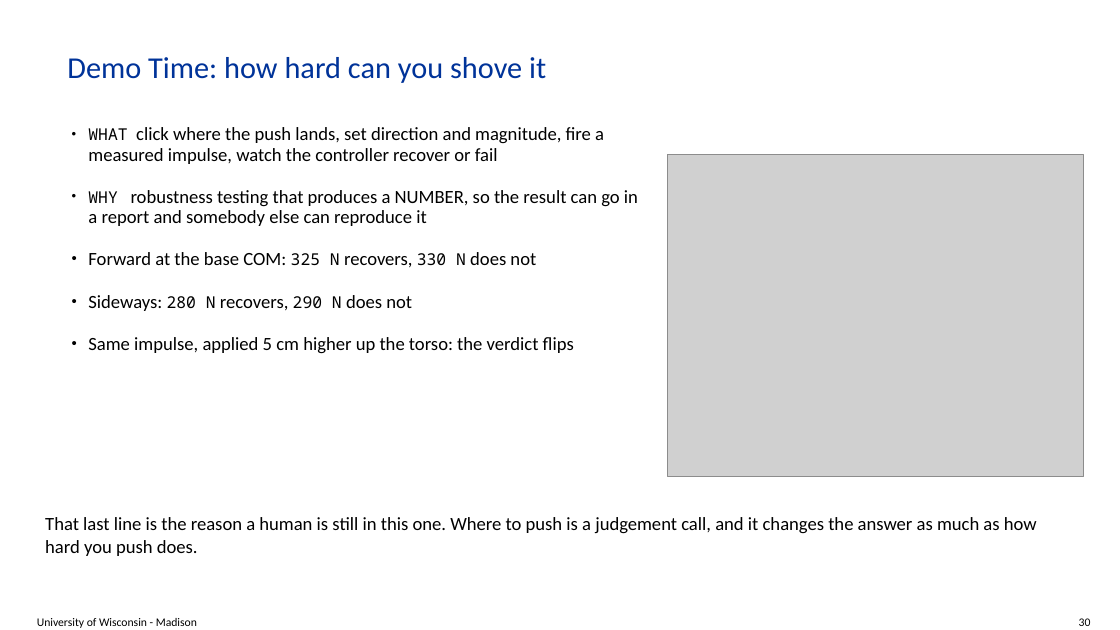
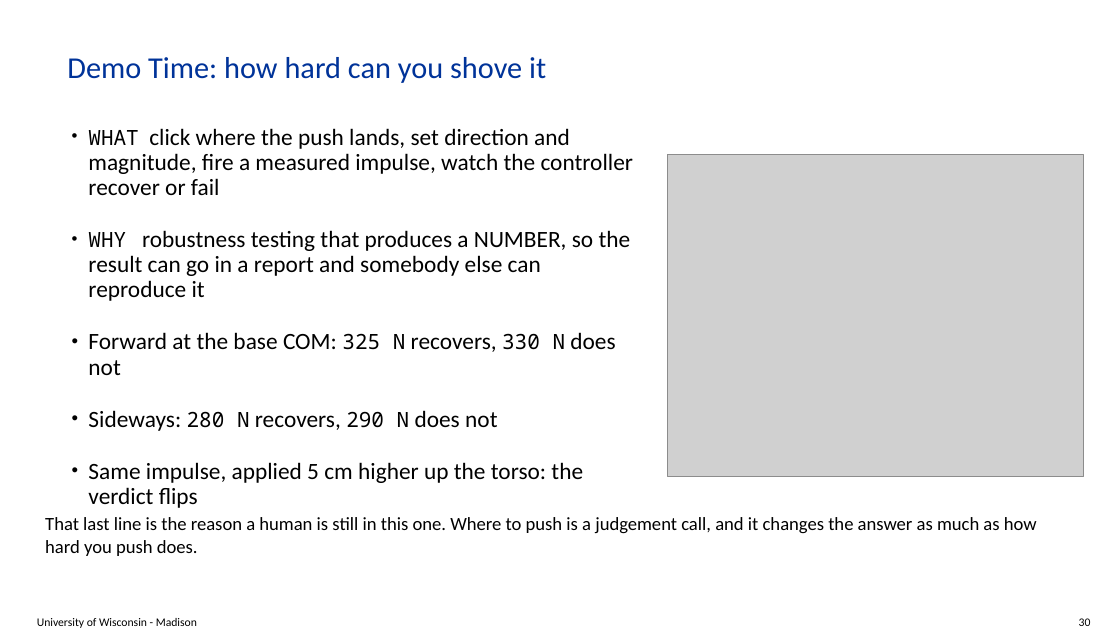
Before and after one commit to ksha23/chrono-hil-tutorial, a slide deck: slide 30 of tutorial_HIL_driver.pptx. Drawn at 1120x630 pixels with LibreOffice and Linux fonts; fonts in the diff are those of the drawing; grey boxes stand for pictures; background and template pictures are left out. Boxes give left, top, right and bottom in pixels: in the first picture for what was removed or moved away, otherwise in the second. Text is boxed around its words. In the diff, an @@ line names an element or a change of style, - is before the commit and + after.

```diff
--- a/tutorial_HIL_driver.pptx
+++ b/tutorial_HIL_driver.pptx
@@ text "WHAT click where the push ..." at [88, 128, 633, 508]: size 14 to 18 pt in "WHAT", "WHY", "325 N 330 N", "280 N 290 N"; size 16 to 20 pt; more space between paragraphs @@
```
Also in this commit, not shown: 6 other slides changed, 2 other files.
